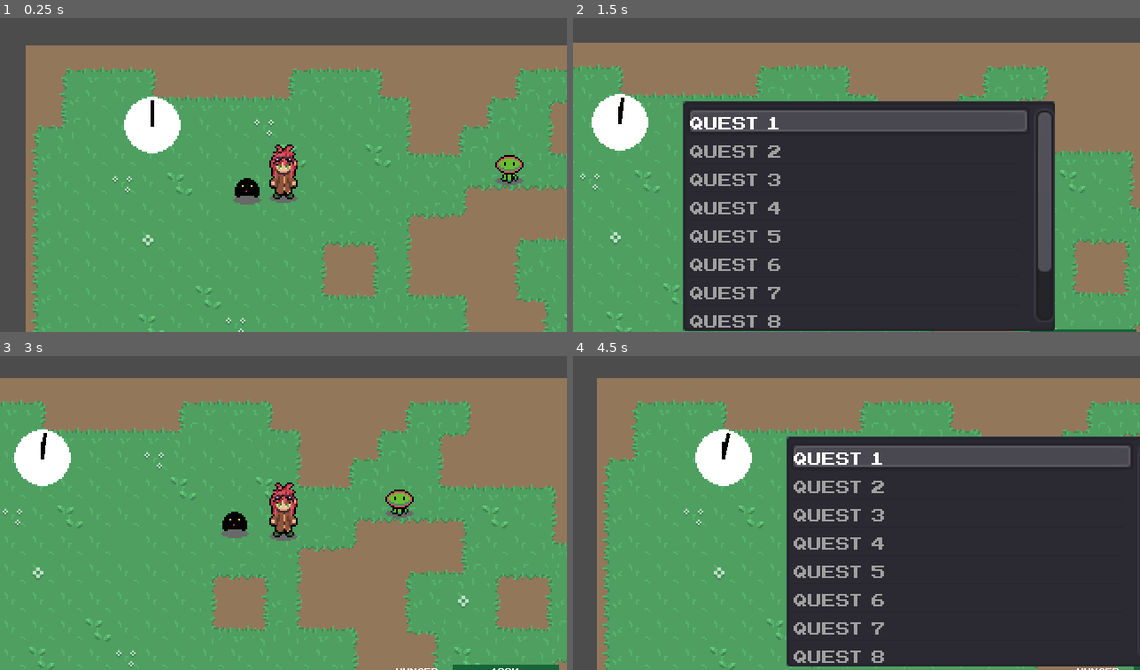
Above: before the commit, frames 1-4 (two rows, left to right).
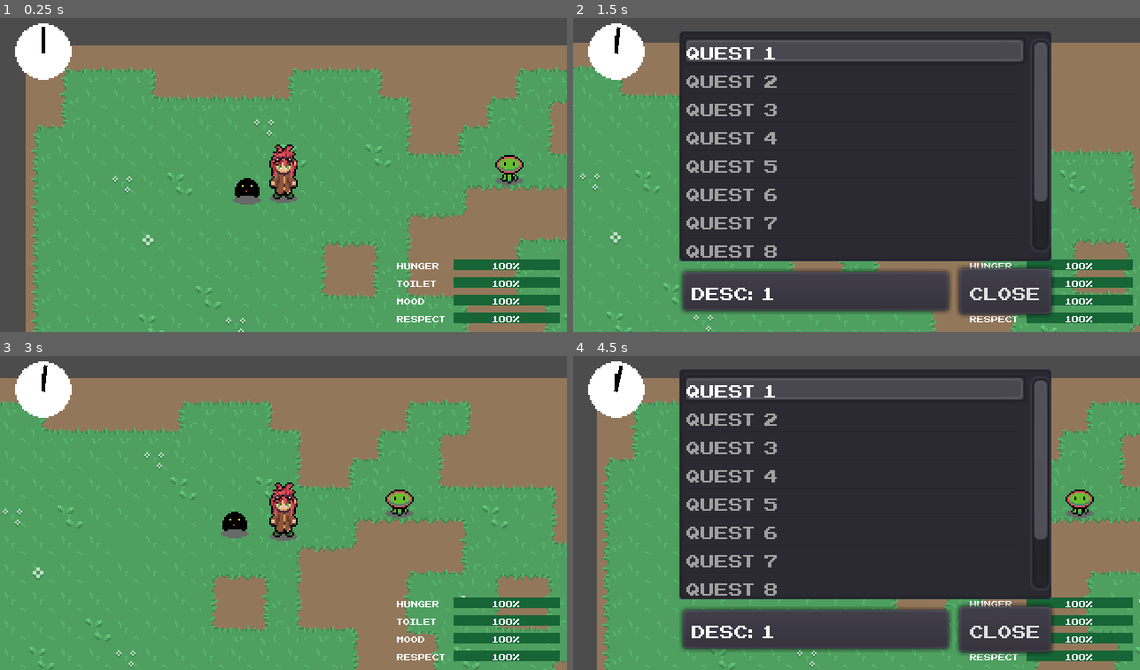
Above: after the commit, the same moments.

Repository: Morphclue/evo-world
Game: Godot game, scene res://world.tscn
Same seed, same stepped clock (60 frames per second), same inputs: the game is played once before the commit and once after it.
Inputs:
- Up to frame 1 (0.25 s): no input
- Up to frame 2 (1.5 s): tap Enter (ui_accept) at 0.5, 0.77 s; hold D (right) 0.53-1.28 s; tap K (confirm) at 0.6 s; hold S (down) from 1.28 s (still down); tap J (journal) at 1.35 s
- Up to frame 3 (3 s): tap Enter (ui_accept) at 1.52, 2 s; release S (down) at 2.03 s; hold D (right) 2.03-2.78 s; tap K (confirm) at 2.1, 2.75 s; hold Up (ui_up) from 2.78 s (still down); tap J (journal) at 2.85 s
- Up to frame 4 (4.5 s): tap Enter (ui_accept) at 3.02, 3.77 s; release Up (ui_up) at 3.53 s; hold A (left) from 3.53 s (still down); tap K (confirm) at 3.6 s; tap J (journal) at 4.35 s

The runs differ from the first frame. In frame 1, 5.6% of the frame differs, in the area x 2-99%, y 1-98%; in frame 2, 36%; in frame 3, 5.9%; in frame 4, 49%, in the area x 2-100%, y 1-100%.

Commit message:
fix: make hud a canvas layer

Diff:
--- a/world.tscn
+++ b/world.tscn
@@ -70,7 +70,7 @@
 [node name="npc" parent="YSort" instance=ExtResource( 9 )]
 position = Vector2( 225.659, 46.8433 )
 
-[node name="hud" type="Node" parent="."]
+[node name="hud" type="CanvasLayer" parent="."]
 pause_mode = 2
 script = ExtResource( 8 )
 
